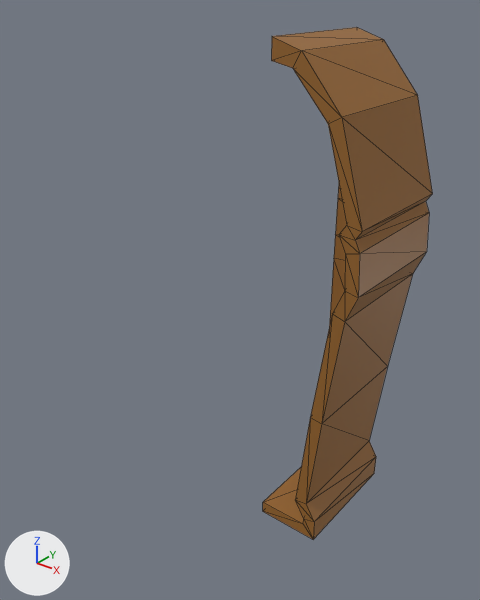
Before and after pictures for a commit that changed the glTF model Sarg.glb.
The view is the same before and after, from a 50 mm lens placed at (1.45, -2.28, 2.33), pointed at (-0.08, -0.36, 1.14). Every picture has the same lights, and +X, +Y and +Z are marked at lower left. Mesh edges are drawn as thin lines. Vertices at the same position are counted once.

In view in the first picture: 'Sarkophag'.
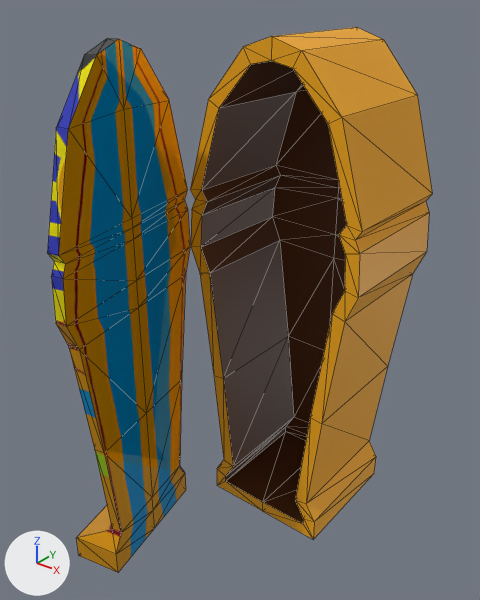
Pixel boxes (x1, y1, x2, y2) of what changed, in the pictures (480 x 600 px):
```json
{"object": "Sarkophag", "change": "recoloured, reshaped", "before": [263, 27, 433, 539], "after": [190, 27, 433, 539], "on screen": "brown to orange, 43% wider"}
{"object": "Deckel", "change": "added", "after": [47, 38, 190, 572]}
{"part": 1, "of": "me_cube", "change": "added", "after": [190, 36, 339, 511], "on screen": "brown"}
{"part": 2, "of": "me_cube", "change": "recoloured", "before": [263, 186, 347, 524], "after": [263, 186, 347, 524], "on screen": "brown to black"}
```

Scene script edits in JSON lines:
```json
{"op": "add", "block": "img_deckel_textur", "code": ["img_deckel_textur = load_image('deckel textur', '_unpacked/deckel_textur', 443, 836, 'sRGB')"]}
{"op": "set", "path": "mat_material.base_color", "old": "(0.311, 0.13, 0.0222)", "new": "(0.888, 0.392, 0.00273)", "note": "brown #976529 -> orange #f2a809"}
{"op": "add", "block": "mat_material_002", "code": ["mat_material_002 = principled_material('Material.002')", "mat_material_002.base_color = (0.0983, 0.0282, 0.00523)  # brown #582f10"]}
{"op": "add", "block": "mat_material_001", "code": ["mat_material_001 = principled_material('Material.001')", "mat_material_001.texture = img_deckel_textur", "mat_material_001.metallic = 0.455", "mat_material_001.roughness = 0.0"]}
{"block": "me_cube", "where": "# used by ob_sarkophag; location = (0.0, 0.0, 1.0)"}
{"op": "remove", "block": "me_cube", "code": "me_cube.from_pydata(...)  # 70 vertices, 112 faces; spans x 0.0..0.41, y -0.29..0.29, z -1.0..1.15"}
{"op": "add", "block": "me_cube", "code": "me_cube.from_pydata(...)  # 114 vertices, 224 faces; spans x -0.41..0.41, y -0.29..0.29, z -1.0..1.15"}
{"block": "me_cube", "change": "me_cube part 1"}
{"block": "me_cube", "change": "24 vertices are added at x -0.41..-0.09, y -0.29..0.29, z -1.0..1.1"}
{"block": "me_cube", "change": "11 new vertices lie (0.0, 0.52, 0.0) away from vertices in x -0.36..-0.09, y -0.29, z -0.94..1.05"}
{"block": "me_cube", "change": "9 new vertices lie (0.0, 0.58, 0.0) away from vertices in x -0.41..-0.13, y -0.29, z -0.81..1.1"}
{"block": "me_cube", "change": "68 new faces join them, mat_material (orange #f2a809)"}
{"block": "me_cube", "change": "44 new faces join them, mat_material_002 (brown #582f10)"}
{"block": "me_cube", "change": "me_cube part 2: 44 faces spanning x 0.0..0.36, y -0.29..0.23, z -0.94..1.07 switch from mat_material (brown #976529) to mat_material_002 (brown #582f10)"}
{"op": "add", "block": "me_cube_001", "code": ["me_cube_001 = bpy.data.meshes.new('Cube.001')", "me_cube_001.from_pydata(...)  # 66 vertices, 128 faces; spans x -0.6..-0.24, y -0.74..0.08, z -1.0..1.15", "me_cube_001.materials.append(mat_material_001)  # picture img_deckel_textur"]}
{"op": "add", "block": "ob_deckel", "code": ["ob_deckel = bpy.data.objects.new('Deckel', me_cube_001)", "ob_deckel.location = (0.0, -0.374, 1.0)"]}
```
